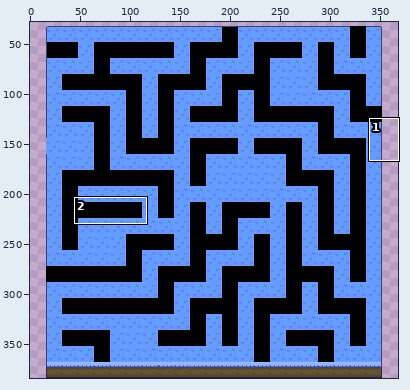
Pixel-art file: assets/images/maps/maze.aseprite. The picture above shows the old version from afar; the outline marks the close-up.
Close-up. The starting point:
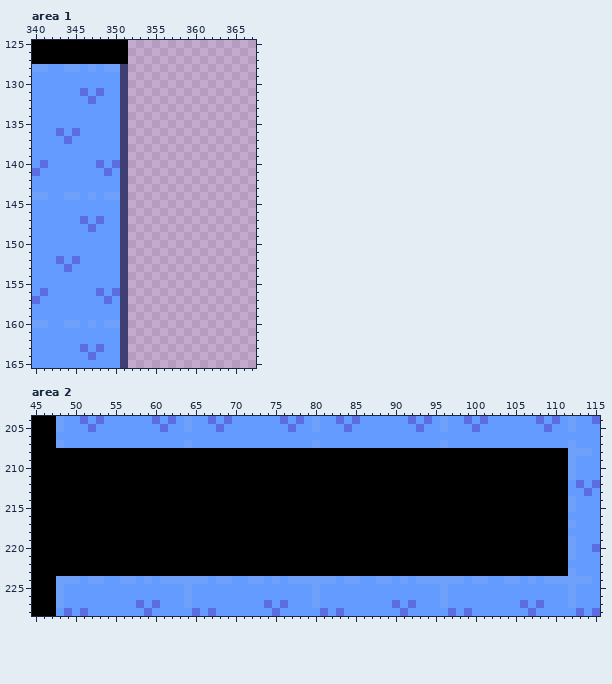
368x384 pixels, 1 frame. Shown: area 1: x 340..367, y 125..165; area 2: x 45..115, y 204..228. The wide view leaves out empty margins. The commit also changed other parts of the picture, which this record leaves out.
The same view after the edit:
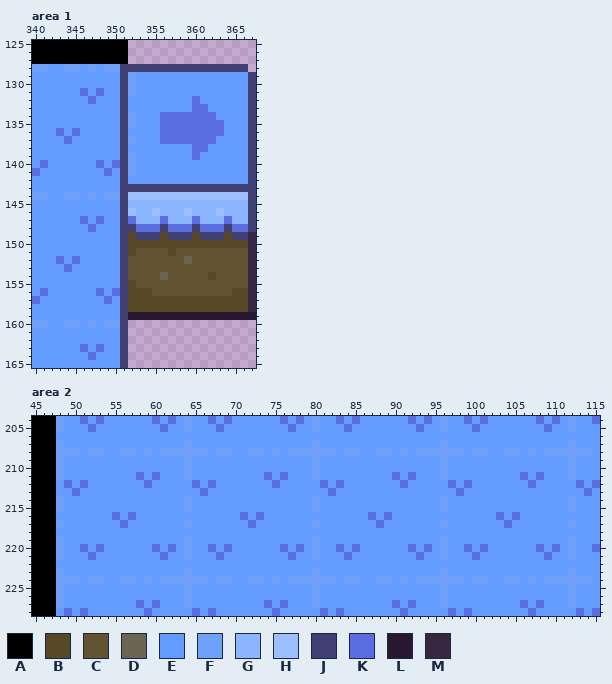
Palette (. is transparent): A #000000  B #574827  C #625333  D #6d6553  E #639bff  F #70a1fa  G #8cb5ff  H #9bbfff  J #3f3f74  K #5b6ee1  L #271731  M #372641
What changed:
--- area 1
@@ x 350..367 @@
 127 AA................
-128 FJ................
-129 EJ................
-130 EJ................
-131 EJ................
-132 EJ................
-133 EJ................
-134 EJ................
-135 EJ................
-136 EJ................
-137 EJ................
-138 EJ................
-139 EJ................
-140 KJ................
-141 EJ................
-142 EJ................
-143 EJ................
-144 FJ................
-145 EJ................
-146 EJ................
-147 EJ................
-148 EJ................
-149 EJ................
-150 EJ................
-151 EJ................
-152 EJ................
-153 EJ................
-154 EJ................
-155 EJ................
-156 KJ................
-157 EJ................
-158 EJ................
-159 EJ................
+128 FJJJJJJJJJJJJJJJJ.
+129 EJFEEEEEEEEEEEEEEJ
+130 EJFEEEEEEEEEEEEEEJ
+131 EJFEEEEEEEEEEEEEEJ
+132 EJEEEEEEEEKEEEEEEJ
+133 EJEEEEEEEEKKEEEEEJ
+134 EJFEEEKKKKKKKEEEEJ
+135 EJFEEEKKKKKKKKEEEJ
+136 EJEEEEKKKKKKKKEEEJ
+137 EJFEEEKKKKKKKEEEEJ
+138 EJEEEEEEEEKKEEEEEJ
+139 EJFEEEEEEEKEEEEEEJ
+140 KJFEEEEEEEEEEEEEEJ
+141 EJFEEEEEEEEEEEEEEJ
+142 EJEEEEEEEEEEEEEEEJ
+143 EJJJJJJJJJJJJJJJJJ
+144 FJHHHHHHHHHHHHHHHJ
+145 EJGGGGGGGGGGGGGGGJ
+146 EJHGGHGGGHGGGHGGGJ
+147 EJKGGGKGGGKGGGKGGJ
+148 EJJKKKJKKKJKKKJKKJ
+149 EJBJJJBJJJBJJJBJJM
+150 EJBBBBBBBBBBBBBBBM
+151 EJBCCCCBCCCCCCCCCM
+152 EJCCCCCCCDCCCCCCCM
+153 EJCCCCCCCCCCCCCCCM
+154 EJCCCCDCCCCCBCCCCM
+155 EJBCCCCCCCCCCCCCCM
+156 KJBBBCCCCCCCCCCBBM
+157 EJBBBBBBBBBBBBBBBM
+158 EJBBBBBBBBBBBBBBBM
+159 EJLLLLLLLLLLLLLLLL
 160 FJ................
--- area 2
@@ x 45..115 @@
 207 AAAFEEEEEEEEEEEEEEEFEEEEEEEEEEEEEEEFEEEEEEEEEEEEEEEFEEEEEEEEEEEEEEEFEEE
-208 AAAAAAAAAAAAAAAAAAAAAAAAAAAAAAAAAAAAAAAAAAAAAAAAAAAAAAAAAAAAAAAAAAAFFFE
-209 AAAAAAAAAAAAAAAAAAAAAAAAAAAAAAAAAAAAAAAAAAAAAAAAAAAAAAAAAAAAAAAAAAAFEEE
-210 AAAAAAAAAAAAAAAAAAAAAAAAAAAAAAAAAAAAAAAAAAAAAAAAAAAAAAAAAAAAAAAAAAAFEEE
-211 AAAAAAAAAAAAAAAAAAAAAAAAAAAAAAAAAAAAAAAAAAAAAAAAAAAAAAAAAAAAAAAAAAAFEEE
-212 AAAAAAAAAAAAAAAAAAAAAAAAAAAAAAAAAAAAAAAAAAAAAAAAAAAAAAAAAAAAAAAAAAAEKEK
-213 AAAAAAAAAAAAAAAAAAAAAAAAAAAAAAAAAAAAAAAAAAAAAAAAAAAAAAAAAAAAAAAAAAAEEKE
-214 AAAAAAAAAAAAAAAAAAAAAAAAAAAAAAAAAAAAAAAAAAAAAAAAAAAAAAAAAAAAAAAAAAAFEEE
-215 AAAAAAAAAAAAAAAAAAAAAAAAAAAAAAAAAAAAAAAAAAAAAAAAAAAAAAAAAAAAAAAAAAAFEEE
-216 AAAAAAAAAAAAAAAAAAAAAAAAAAAAAAAAAAAAAAAAAAAAAAAAAAAAAAAAAAAAAAAAAAAEEEE
-217 AAAAAAAAAAAAAAAAAAAAAAAAAAAAAAAAAAAAAAAAAAAAAAAAAAAAAAAAAAAAAAAAAAAFEEE
-218 AAAAAAAAAAAAAAAAAAAAAAAAAAAAAAAAAAAAAAAAAAAAAAAAAAAAAAAAAAAAAAAAAAAEEEE
-219 AAAAAAAAAAAAAAAAAAAAAAAAAAAAAAAAAAAAAAAAAAAAAAAAAAAAAAAAAAAAAAAAAAAFEEE
-220 AAAAAAAAAAAAAAAAAAAAAAAAAAAAAAAAAAAAAAAAAAAAAAAAAAAAAAAAAAAAAAAAAAAFEEK
-221 AAAAAAAAAAAAAAAAAAAAAAAAAAAAAAAAAAAAAAAAAAAAAAAAAAAAAAAAAAAAAAAAAAAFEEE
-222 AAAAAAAAAAAAAAAAAAAAAAAAAAAAAAAAAAAAAAAAAAAAAAAAAAAAAAAAAAAAAAAAAAAEEEE
-223 AAAAAAAAAAAAAAAAAAAAAAAAAAAAAAAAAAAAAAAAAAAAAAAAAAAAAAAAAAAAAAAAAAAFEEE
+208 AAAFFFEFFEEFFEFEFFFFFFEFFEEFFEFEFFFFFFEFFEEFFEFEFFFFFFEFFEEFFEFEFFFFFFE
+209 AAAFEEEEEEEEEEEEEEEFEEEEEEEEEEEEEEEFEEEEEEEEEEEEEEEFEEEEEEEEEEEEEEEFEEE
+210 AAAFEEEEEEEEEEEEEEEFEEEEEEEEEEEEEEEFEEEEEEEEEEEEEEEFEEEEEEEEEEEEEEEFEEE
+211 AAAFEEEEEEEEEKEKEEEFEEEEEEEEEKEKEEEFEEEEEEEEEKEKEEEFEEEEEEEEEKEKEEEFEEE
+212 AAAEKEKEEEEEEEKEEEEEKEKEEEEEEEKEEEEEKEKEEEEEEEKEEEEEKEKEEEEEEEKEEEEEKEK
+213 AAAEEKEEEEEEEEEEEEEEEKEEEEEEEEEEEEEEEKEEEEEEEEEEEEEEEKEEEEEEEEEEEEEEEKE
+214 AAAFEEEEEEEEEEEEEEEFEEEEEEEEEEEEEEEFEEEEEEEEEEEEEEEFEEEEEEEEEEEEEEEFEEE
+215 AAAFEEEEEEEEEEEEEEEFEEEEEEEEEEEEEEEFEEEEEEEEEEEEEEEFEEEEEEEEEEEEEEEFEEE
+216 AAAEEEEEEEKEKEEEEEEEEEEEEEKEKEEEEEEEEEEEEEKEKEEEEEEEEEEEEEKEKEEEEEEEEEE
+217 AAAFEEEEEEEKEEEEEEEFEEEEEEEKEEEEEEEFEEEEEEEKEEEEEEEFEEEEEEEKEEEEEEEFEEE
+218 AAAEEEEEEEEEEEEEEEEEEEEEEEEEEEEEEEEEEEEEEEEEEEEEEEEEEEEEEEEEEEEEEEEEEEE
+219 AAAFEEEEEEEEEEEEEEEFEEEEEEEEEEEEEEEFEEEEEEEEEEEEEEEFEEEEEEEEEEEEEEEFEEE
+220 AAAFEEKEKEEEEEEKEKEFEEKEKEEEEEEKEKEFEEKEKEEEEEEKEKEFEEKEKEEEEEEKEKEFEEK
+221 AAAFEEEKEEEEEEEEKEEFEEEKEEEEEEEEKEEFEEEKEEEEEEEEKEEFEEEKEEEEEEEEKEEFEEE
+222 AAAEEEEEEEEEEEEEEEEEEEEEEEEEEEEEEEEEEEEEEEEEEEEEEEEEEEEEEEEEEEEEEEEEEEE
+223 AAAFEEEEEEEEEEEEEEEFEEEEEEEEEEEEEEEFEEEEEEEEEEEEEEEFEEEEEEEEEEEEEEEFEEE
 224 AAAFFFEFFEEFFEFEFFFFFFEFFEEFFEFEFFFFFFEFFEEFFEFEFFFFFFEFFEEFFEFEFFFFFFE
